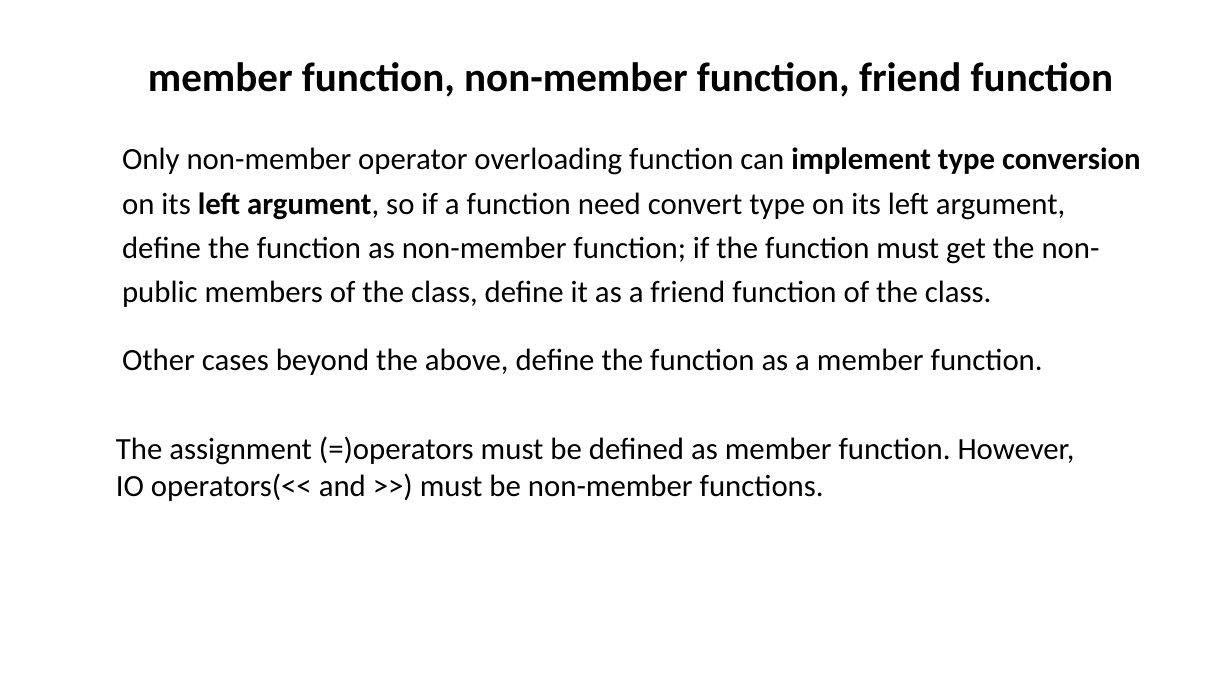
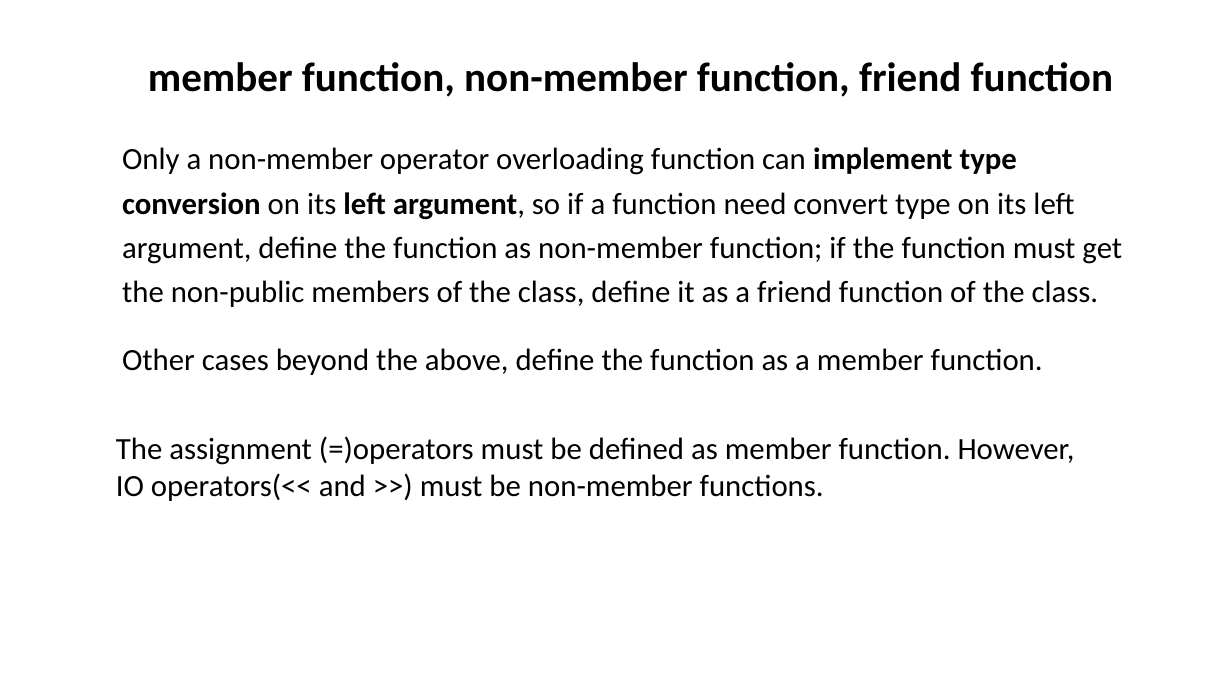
Before and after one commit to ShiqiYu/CPP, a slide deck: slide 4 of week10/Lab10.pptx. Drawn at 1232x693 pixels with LibreOffice and Linux fonts; fonts in the diff are those of the drawing; background and template pictures are left out. Boxes give left, top, right and bottom in pixels: in the first picture for what was removed or moved away, otherwise in the second. Text is boxed around its words. In the diff, an @@ line names an element or a change of style, - is before the commit and + after.

```diff
--- a/week10/Lab10.pptx
+++ b/week10/Lab10.pptx
@@ text at (122,147,1122,307): text changed @@
-  Only non-member operator overloading function can implement type conversion on its left argument, so if a function need convert type on its left argument, define the function as non-member function; if the function must get the non-public members of the class, define it as a friend function of the class.
+  Only a non-member operator overloading function can implement type conversion on its left argument, so if a function need convert type on its left argument, define the function as non-member function; if the function must get the non-public members of the class, define it as a friend function of the class.
```
Also in this commit, not shown: 3 other slides changed, 9 slides added, 7 slides removed, 1 other file.
